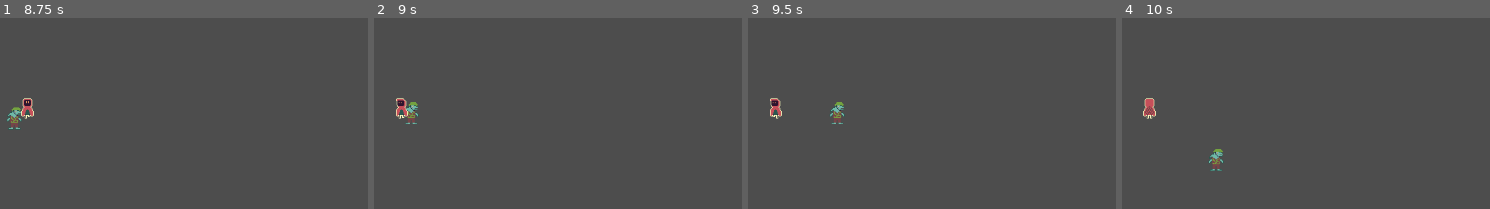
Above: before the commit, frames 1-4 (left to right).
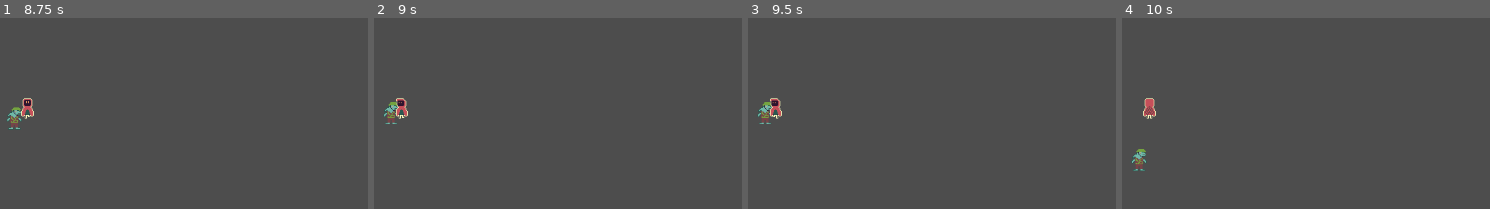
Above: after the commit, the same moments.

Repository: lumodevteam/sovle-squad
Game: Godot game, scene res://scenes/tutorial.tscn
Two runs of this game, one before a commit and one after it. Both use one fixed random seed, a clock stepped at 60 frames per second and the inputs below.
Inputs:
- Up to frame 1 (8.75 s): tap Enter at 0.5, 5.75 s; hold E (interact) 0.53-1.28 s; hold W (up) 0.53-2.03 s; tap E (interact) at 1.35, 2.3, 2.85, 4.55, 5.85, 6.8, 7.35 s; hold Shift (sprint) 2.03-2.78 s; hold A (left) 2.03-3.53 s; hold S (down) 3.53-4.28 s; hold E (interact) 3.53-4.28 s; hold D (right) 4.28-5.03 s; tap Shift (sprint) at 4.35 s; tap Space at 5 s; hold W (up) 5.03-5.78 s; hold E (interact) 5.03-5.78 s; hold D (right) 5.78-8.03 s; hold Shift (sprint) 6.53-7.28 s; hold S (down) from 8.03 s (still down); hold E (interact) from 8.03 s (still down)
- Up to frame 2 (9 s): release S (down) at 8.78 s; release E (interact) at 8.78 s; hold A (left) from 8.78 s (still down); tap Shift (sprint) at 8.85 s
- Up to frame 3 (9.5 s): keep holding A (left); tap E (interact) at 9.05 s
- Up to frame 4 (10 s): tap Space at 9.5 s; release A (left) at 9.53 s; hold W (up) from 9.53 s (still down); hold E (interact) from 9.53 s (still down)

Frame 1 is identical in both runs. In frame 2, 0.5% of the frame differs, in the area x 2-13%, y 43-56%; in frame 3, 0.5%; in frame 4, 0.6%, in the area x 2-28%, y 68-81%.

Commit message:
Added interactions between npc and player

Diff:
--- a/solve-squad/scenes/entities/npc/npc.gd
+++ b/solve-squad/scenes/entities/npc/npc.gd
@@ -1 +1,19 @@
 extends Node
+
+var player_in_range: Node2D = null
+
+func _on_area_2d_body_entered(body: Node2D) -> void:
+	if body.is_in_group("player"):
+		print("player is in range")
+		player_in_range = body
+
+func _on_area_2d_body_exited(body: Node2D) -> void:
+	if body == player_in_range:
+		player_in_range = null
+
+func _unhandled_input(event: InputEvent) -> void:
+	if player_in_range and event.is_action_pressed("interact"):
+		interact()
+
+func interact() -> void:
+	print("hello")
--- a/solve-squad/scenes/entities/npc/npc.tscn
+++ b/solve-squad/scenes/entities/npc/npc.tscn
@@ -1,13 +1,26 @@
-[gd_scene load_steps=4 format=3 uid="uid://bvmg4t5s1i6in"]
+[gd_scene load_steps=5 format=3 uid="uid://bvmg4t5s1i6in"]
 
 [ext_resource type="Texture2D" uid="uid://dhbfm8cangmv6" path="res://assets/soldierDolphinSpriteSheet.png" id="1_p5uw1"]
 [ext_resource type="Script" uid="uid://ss65pautb0ni" path="res://scenes/entities/npc/npc.gd" id="2_xjnpb"]
 
+[sub_resource type="CircleShape2D" id="CircleShape2D_p5uw1"]
+radius = 9.0
+
 [sub_resource type="CapsuleShape2D" id="CapsuleShape2D_p5uw1"]
-radius = 12.0
-height = 40.0
+radius = 45.0
+height = 102.0
 
-[node name="NPC" type="CharacterBody2D"]
+[node name="NPC" type="CharacterBody2D" groups=["npc"]]
+
+[node name="CollisionShape2D" type="CollisionShape2D" parent="."]
+position = Vector2(0, 16)
+shape = SubResource("CircleShape2D_p5uw1")
+
+[node name="Area2D" type="Area2D" parent="." groups=["npc"]]
+
+[node name="CollisionShape2D" type="CollisionShape2D" parent="Area2D" groups=["npc"]]
+position = Vector2(0, 1)
+shape = SubResource("CapsuleShape2D_p5uw1")
 
 [node name="Sprite2D" type="Sprite2D" parent="."]
 texture = ExtResource("1_p5uw1")
@@ -15,12 +28,9 @@
 vframes = 6
 script = ExtResource("2_xjnpb")
 
-[node name="Area2D" type="Area2D" parent="."]
-
-[node name="CollisionShape2D" type="CollisionShape2D" parent="Area2D" groups=["npc"]]
-position = Vector2(0, 1)
-shape = SubResource("CapsuleShape2D_p5uw1")
-
 [node name="AnimationPlayer" type="AnimationPlayer" parent="."]
 
 [node name="AnimationTree" type="AnimationTree" parent="."]
+
+[connection signal="body_entered" from="Area2D" to="Sprite2D" method="_on_area_2d_body_entered"]
+[connection signal="body_exited" from="Area2D" to="Sprite2D" method="_on_area_2d_body_exited"]
--- a/solve-squad/scenes/entities/player/player.gd
+++ b/solve-squad/scenes/entities/player/player.gd
@@ -83,10 +83,3 @@
 			animation_playback.travel("attack")
 		State.DEAD:
 			animation_playback.travel("dead")
-
-
-func _on_area_2d_area_entered(area: Area2D) -> void:
-	print("hello")
-	print(area.get_groups())
-	if area.is_in_group("npc"):
-		print("npc")
--- a/solve-squad/scenes/entities/player/player.tscn
+++ b/solve-squad/scenes/entities/player/player.tscn
@@ -2,9 +2,6 @@
 
 [ext_resource type="Texture2D" uid="uid://dp8m80k3241ri" path="res://assets/robedPlayerSpriteSheet.png" id="1_1hmtu"]
 [ext_resource type="Script" uid="uid://duwxpkrt2s0x4" path="res://scenes/entities/player/player.gd" id="1_635qg"]
-
-[sub_resource type="CircleShape2D" id="CircleShape2D_635qg"]
-radius = 9.0
 
 [sub_resource type="Animation" id="Animation_635qg"]
 length = 0.001
@@ -205,7 +202,10 @@
 states/walk_toward/position = Vector2(518, 27)
 transitions = ["Start", "idle", SubResource("AnimationNodeStateMachineTransition_70kwc"), "idle", "walk", SubResource(" …(1102 unchanged characters)…
 
-[node name="Player" type="CharacterBody2D"]
+[sub_resource type="CircleShape2D" id="CircleShape2D_635qg"]
+radius = 9.0
+
+[node name="Player" type="CharacterBody2D" groups=["player"]]
 script = ExtResource("1_635qg")
 
 [node name="Sprite2D" type="Sprite2D" parent="."]
@@ -216,12 +216,6 @@
 
 [node name="Camera2D" type="Camera2D" parent="."]
 
-[node name="Area2D" type="Area2D" parent="." groups=["player"]]
-
-[node name="CollisionShape2D" type="CollisionShape2D" parent="Area2D" groups=["player"]]
-position = Vector2(0, -1)
-shape = SubResource("CircleShape2D_635qg")
-
 [node name="AnimationPlayer" type="AnimationPlayer" parent="."]
 libraries = {
 &"": SubResource("AnimationLibrary_58kc7")
@@ -232,4 +226,6 @@
 tree_root = SubResource("AnimationNodeStateMachine_bj7e2")
 anim_player = NodePath("../AnimationPlayer")
 
-[connection signal="area_entered" from="Area2D" to="." method="_on_area_2d_area_entered"]
+[node name="CollisionShape2D" type="CollisionShape2D" parent="." groups=["player"]]
+position = Vector2(0, -1)
+shape = SubResource("CircleShape2D_635qg")
